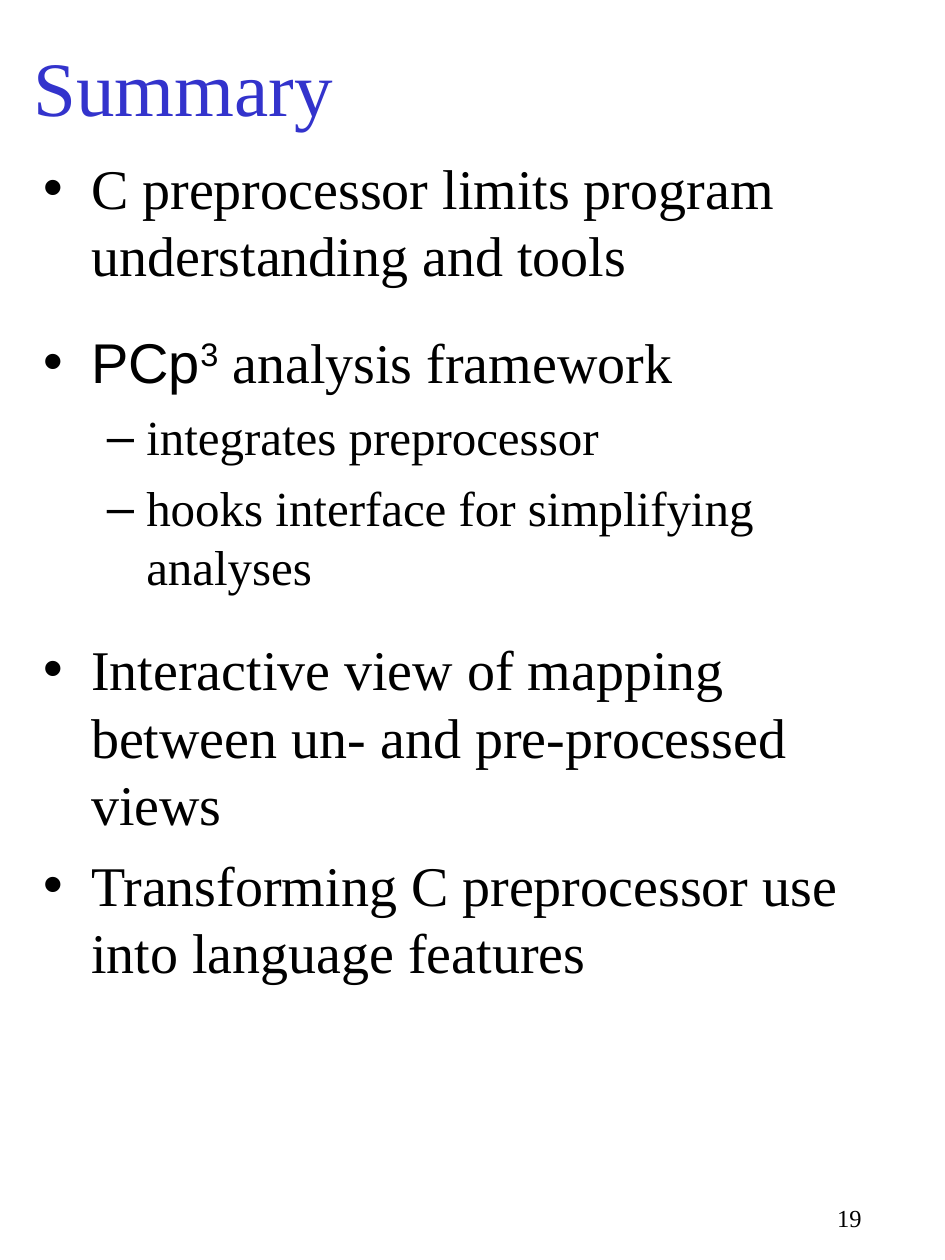
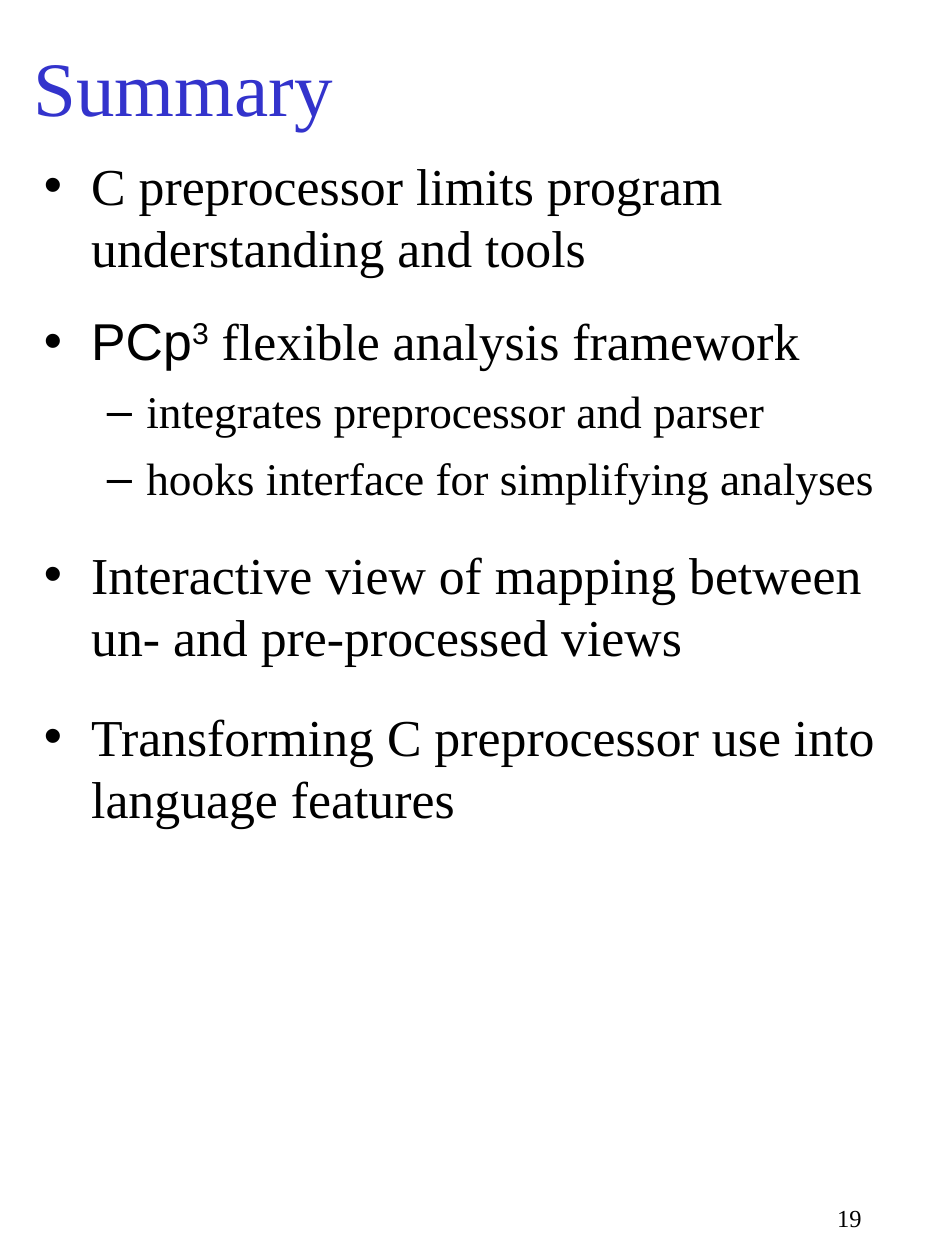
Before and after one commit to gjbadros/empirical_macros, a slide deck: slide 19 of cpp/paper/pcp3.ppt. Drawn at 945x1260 pixels with LibreOffice and Linux fonts; fonts in the diff are those of the drawing. Boxes give left, top, right and bottom in pixels: in the first picture for what was removed or moved away, otherwise in the second. Text is boxed around its words. In the diff, an @@ line names an element or a change of style, - is before the commit and + after.

```diff
--- a/cpp/paper/pcp3.ppt
+++ b/cpp/paper/pcp3.ppt
@@ text at box(91, 169, 875, 828): size 32 to 29.6 pt in "C preprocessor limits program understanding and tools", "Interactive view of mapping between un- and ...", "Transforming C preprocessor use into language features"; size 28 to 25.9 pt in "hooks interface for simplifying analyses" @@
@@ text at box(146, 323, 799, 438): text changed; size 28 to 25.9 pt @@
-• PCp3 analysis framework
-  – integrates preprocessor
+• PCp3 flexible analysis framework
+  – integrates preprocessor and parser
```
Also in this commit, not shown: 9 other slides changed.
